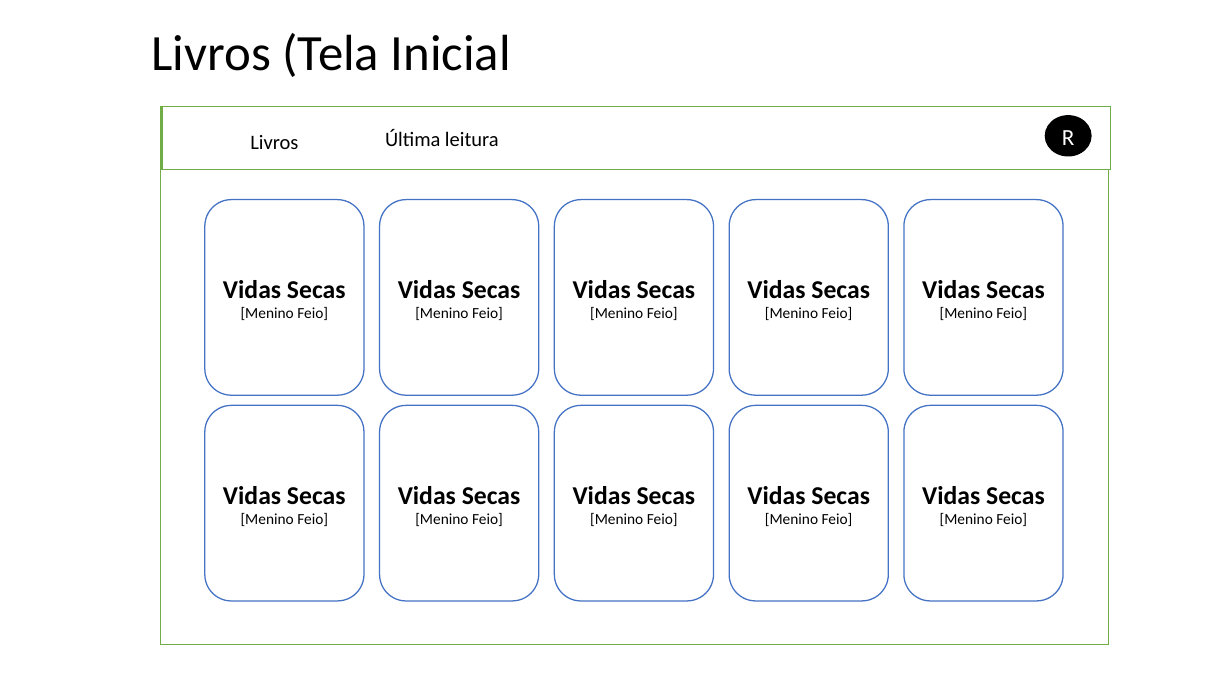
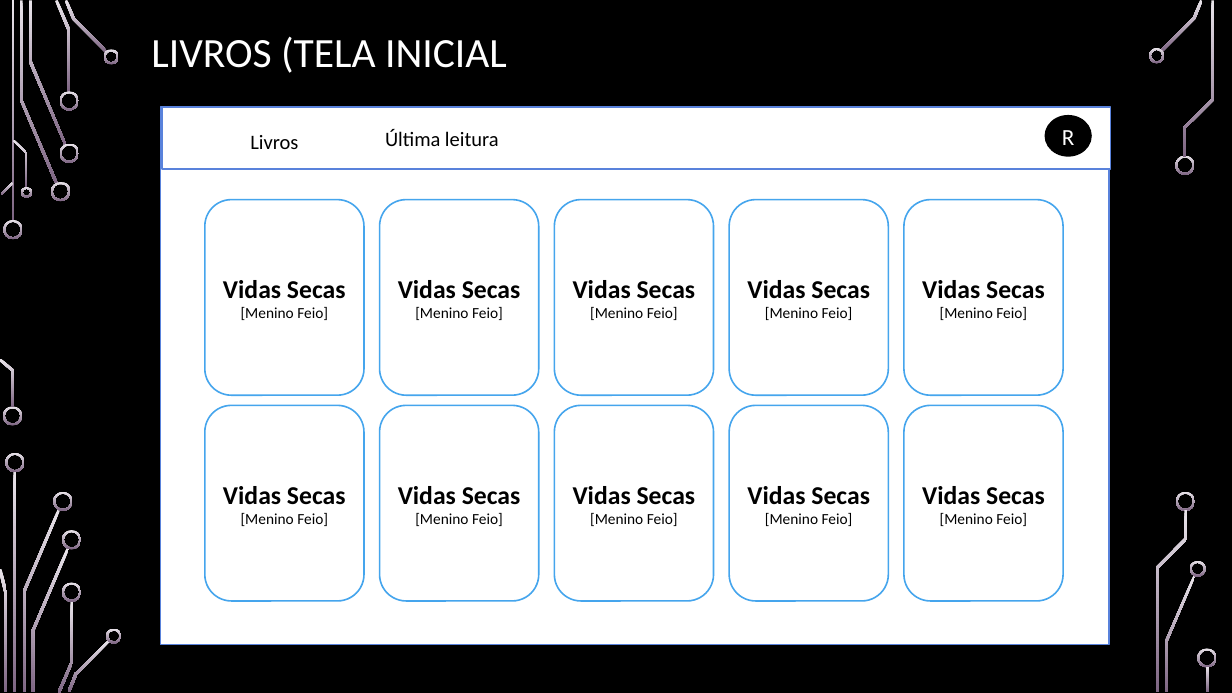
Before and after one commit to viniciuss1812/Projeto-Bookcard, a slide deck: slide 16 of Documentacao/bookCarddocumentacao.pptx. Drawn at 1232x693 pixels with LibreOffice and Linux fonts; fonts in the diff are those of the drawing; background and template pictures are left out. Boxes give left, top, right and bottom in pixels: in the first picture for what was removed or moved away, otherwise in the second. Text is boxed around its words. In the diff, an @@ line names an element or a change of style, - is before the commit and + after.

```diff
--- a/Documentacao/bookCarddocumentacao.pptx
+++ b/Documentacao/bookCarddocumentacao.pptx
@@ background #FFFFFF to picture (left out) @@
@@ title at (151, 36, 507, 73): text changed; size 39.6 to 32.4 pt; text colour #000000 to #FFFFFF @@
-Livros (Tela Inicial
+LIVROS (TELA INICIAL
@@ rectangle at (160, 107, 1109, 645): outline #70AD47 1 pt to #5982DB 1.25 pt @@
@@ rectangle at (162, 107, 1111, 169): outline #70AD47 1 pt to #5982DB 1.25 pt @@
@@ outline #4472C4 1 pt to #45A5ED 1.25 pt in 10 elements at (205, 200, 364, 396), (380, 200, 539, 396), (555, 200, 714, 396), (729, 200, 888, 396), (904, 200, 1063, 396), (205, 406, 364, 602), (380, 406, 539, 602), (555, 406, 714, 602), (729, 406, 888, 602), (904, 406, 1063, 602) @@
@@ group added at (0, 0, 1217, 693): 33 freeform shapes, 3 rectangles @@
```
Also in this commit, not shown: 18 other slides changed, 34 other files.
